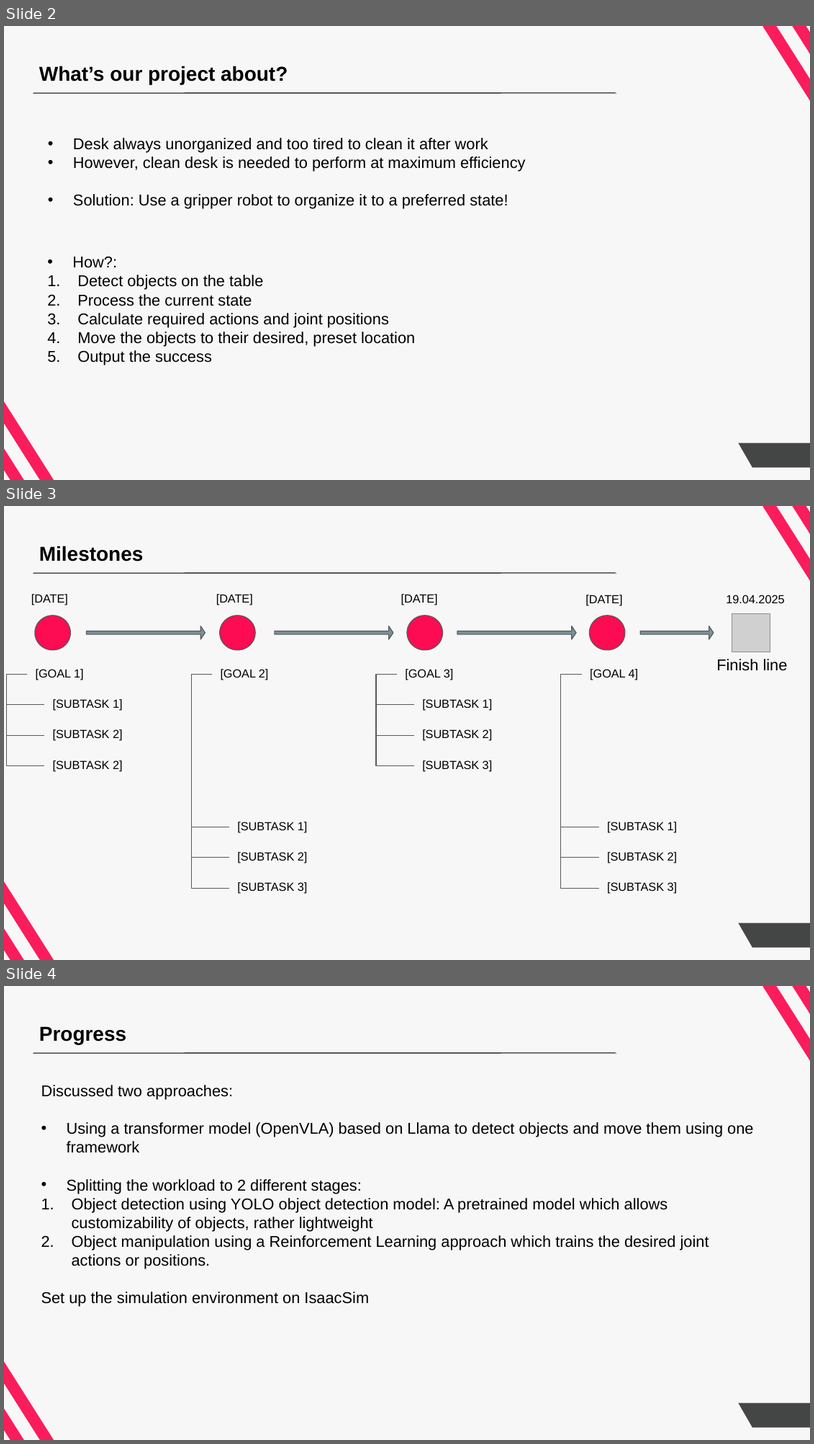
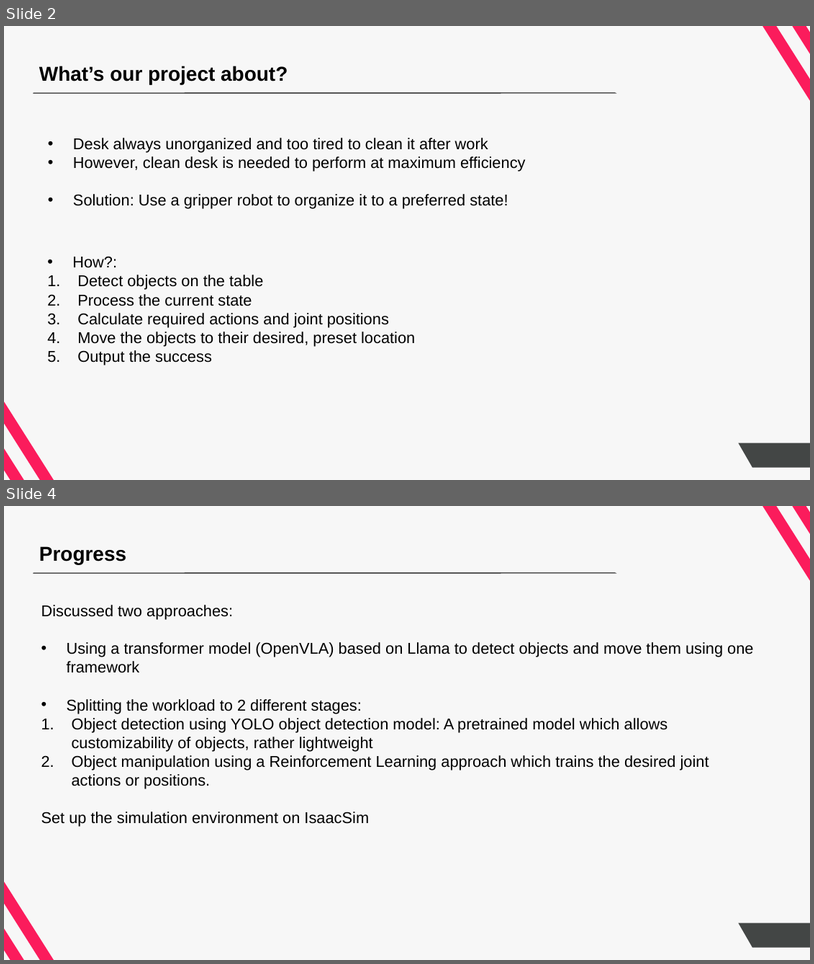
Before and after one commit to pradyai/Organizer-Robot, a slide deck: midterm_orgrobot.pptx. Shown one above the other, each under a label of ours: slides 2, 3 and 4 before the commit, slides 2 and 4 after it; the slides between them are not shown. The pictures are 814x1444 and 814x964 pixels, drawn with LibreOffice and Linux fonts; fonts in the diff are those of the drawing; grey boxes stand for pictures; background and template pictures are left out. Boxes give left, top, right and bottom in pixels: in the first picture for what was removed or moved away, otherwise in the second. Text is boxed around its words. In the diff, an @@ line names an element or a change of style, - is before the commit and + after.

```diff
--- a/midterm_orgrobot.pptx
+++ b/midterm_orgrobot.pptx
@@ slide 3 removed at box(4, 506, 810, 960), background #F7F7F7; not listed: 6 template elements that a slide beside it also shows @@
@@ title removed at box(39, 546, 144, 561) @@
-Milestones
@@ text removed at box(31, 594, 68, 605) @@
-[DATE]
@@ text removed at box(216, 594, 253, 605) @@
-[DATE]
@@ text removed at box(401, 594, 438, 605) @@
-[DATE]
@@ text removed at box(586, 595, 622, 606) @@
-[DATE]
@@ text removed at box(726, 595, 784, 603) @@
-19.04.2025
@@ picture removed at box(732, 613, 770, 651) @@
@@ right arrow removed at box(86, 626, 205, 639) @@
@@ right arrow removed at box(275, 626, 394, 639) @@
@@ right arrow removed at box(458, 626, 576, 639) @@
@@ right arrow removed at box(640, 626, 714, 639) @@
@@ group removed at box(6, 615, 123, 772): 4 texts, 3 elbow lines, 1 ellipse @@
-[GOAL 1]
-[SUBTASK 1]
-[SUBTASK 2]
-[SUBTASK 2]
@@ group removed at box(191, 615, 308, 893): 4 texts, 3 elbow lines, 1 ellipse @@
-[GOAL 2]
-[SUBTASK 1]
-[SUBTASK 2]
-[SUBTASK 3]
@@ group removed at box(376, 615, 493, 772): 4 texts, 3 elbow lines, 1 ellipse @@
-[GOAL 3]
-[SUBTASK 1]
-[SUBTASK 2]
-[SUBTASK 3]
@@ group removed at box(561, 615, 678, 893): 4 texts, 3 elbow lines, 1 ellipse @@
-[GOAL 4]
-[SUBTASK 1]
-[SUBTASK 2]
-[SUBTASK 3]
@@ text removed at box(717, 659, 788, 671) @@
-Finish line
```
Also in this commit, not shown: 2 slides changed, 1 slide added.
